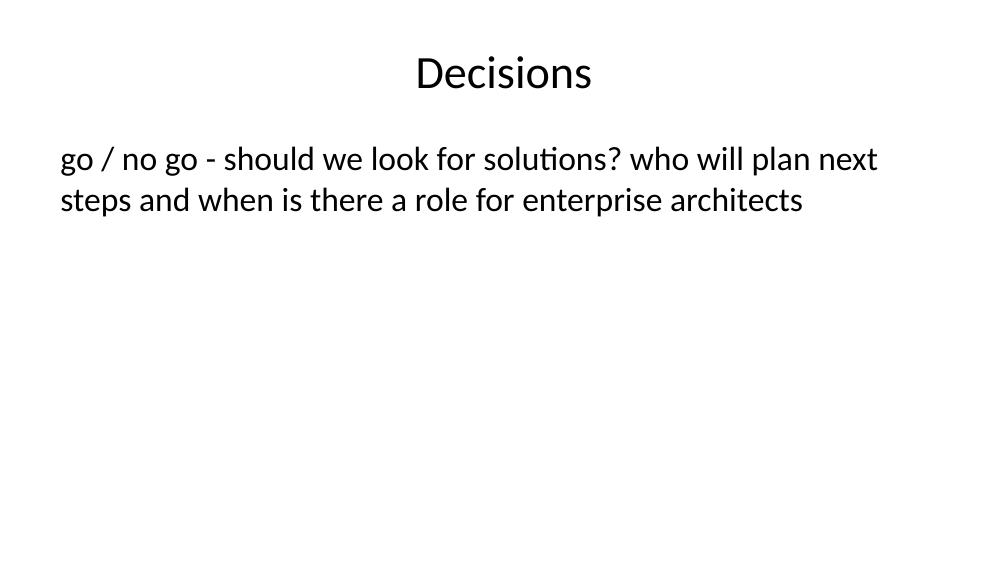
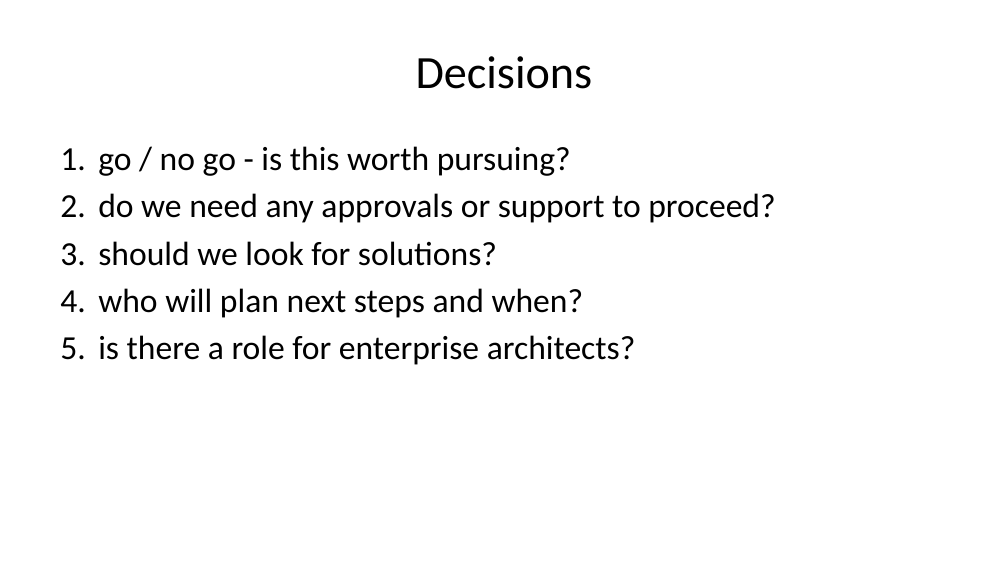
Before and after one commit to Open-Archypelago/Archypelago, a slide deck: slide 23 of building-blocks/problem-statement/Architecture-Challenge.pptx. Drawn at 1008x567 pixels with LibreOffice and Linux fonts; fonts in the diff are those of the drawing. Boxes give left, top, right and bottom in pixels: in the first picture for what was removed or moved away, otherwise in the second. Text is boxed around its words. In the diff, an @@ line names an element or a change of style, - is before the commit and + after.

```diff
--- a/building-blocks/problem-statement/Architecture-Challenge.pptx
+++ b/building-blocks/problem-statement/Architecture-Challenge.pptx
@@ text at (98,146,775,365): text changed @@
-go / no go - should we look for solutions? who will plan next steps and when is there a role for enterprise architects
+1. go / no go - is this worth pursuing?
+2. do we need any approvals or support to proceed?
+3. should we look for solutions?
+4. who will plan next steps and when?
+5. is there a role for enterprise architects?
```
Also in this commit, not shown: 13 other slides changed, 2 slides removed, 8 other files.
